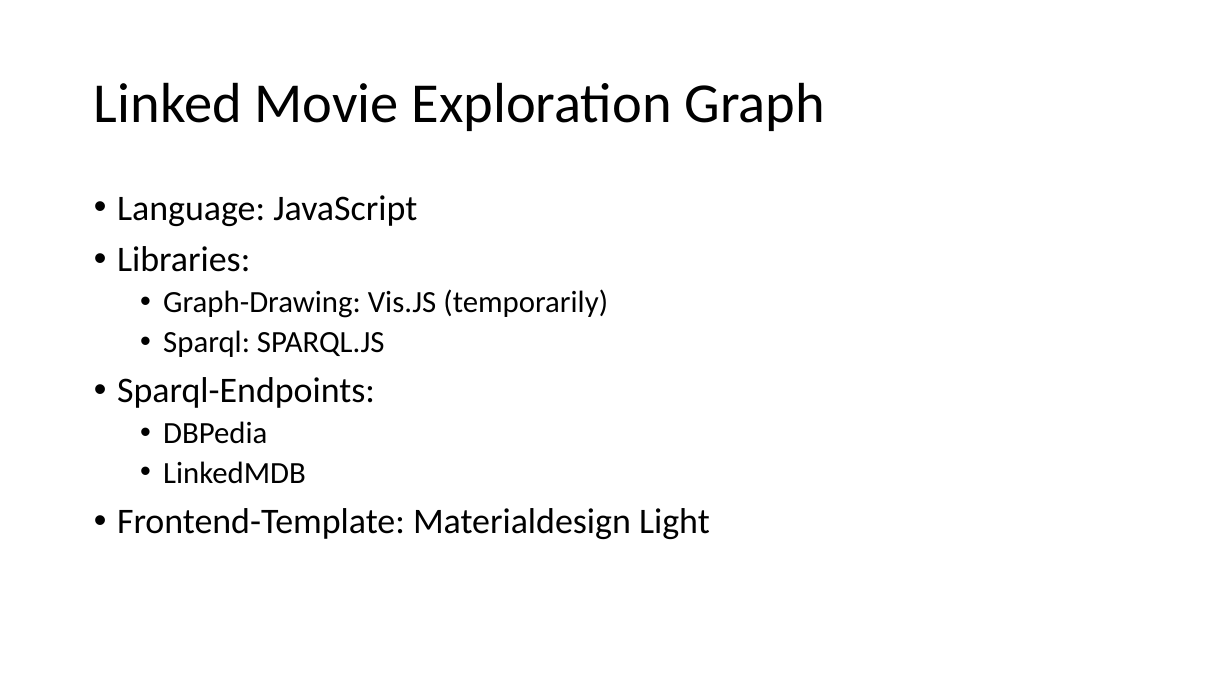
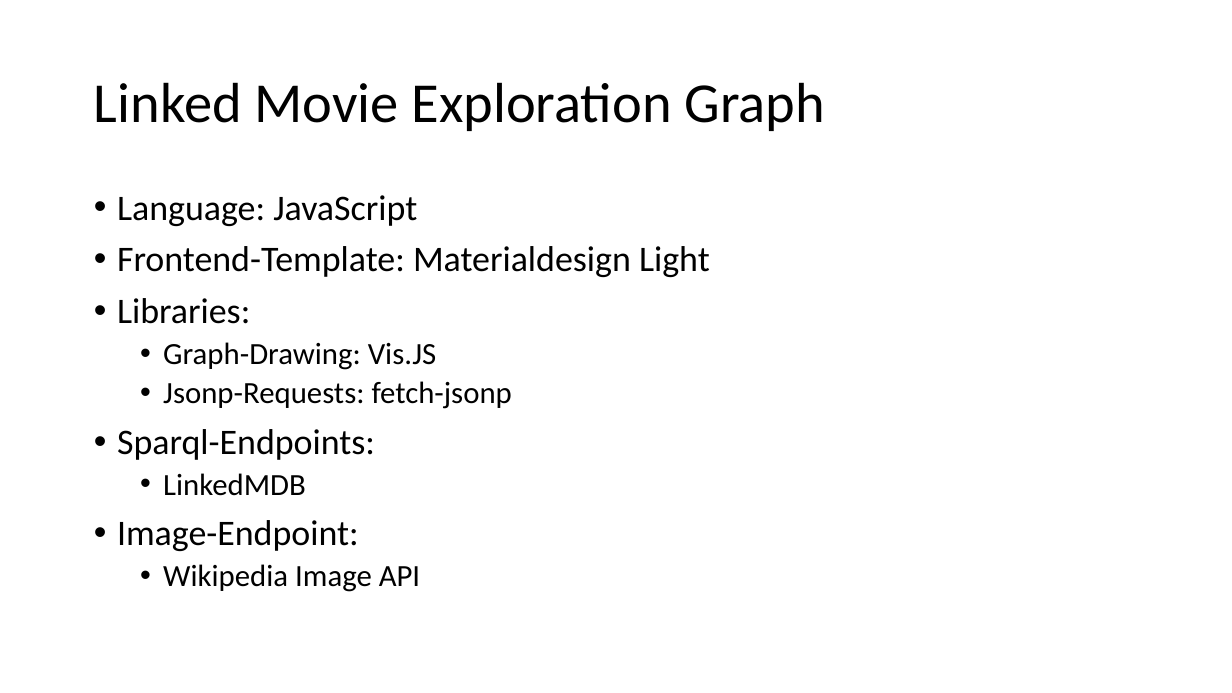
Before and after one commit to mathiasmoeller/LinkedMovieApp, a slide deck: slide 2 of Linked Movie Exploration Graph.pptx (slide 3 before the commit). Drawn at 1232x693 pixels with LibreOffice and Linux fonts; fonts in the diff are those of the drawing; background and template pictures are left out. Boxes give left, top, right and bottom in pixels: in the first picture for what was removed or moved away, otherwise in the second. Text is boxed around its words. In the diff, an @@ line names an element or a change of style, - is before the commit and + after.

```diff
--- a/Linked Movie Exploration Graph.pptx
+++ b/Linked Movie Exploration Graph.pptx
@@ text at (117, 246, 710, 277): paragraph added @@
+• Frontend-Template: Materialdesign Light
@@ text at (163, 342, 512, 409): text changed @@
-  • Graph-Drawing: Vis.JS (temporarily)
-  • Sparql: SPARQL.JS
+  • Graph-Drawing: Vis.JS
+  • Jsonp-Requests: fetch-jsonp
@@ text at (163, 421, 267, 444): paragraph removed @@
-  • DBPedia
@@ text at (117, 520, 420, 592): text changed; size 28 to 24 pt @@
-• Frontend-Template: Materialdesign Light
+• Image-Endpoint:
+  • Wikipedia Image API
```
Also in this commit, not shown: 2 other slides changed, 1 slide added, 3 slides removed.
